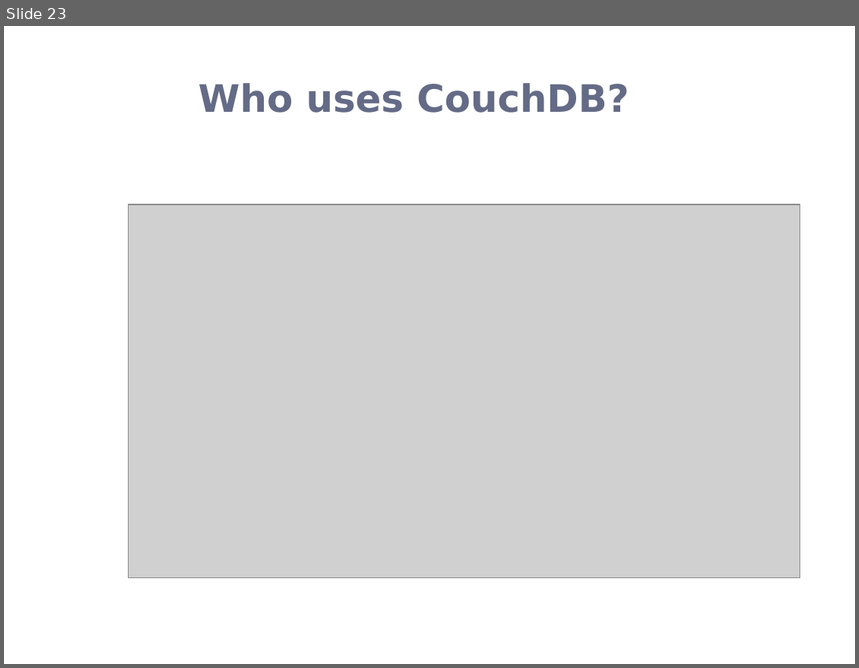
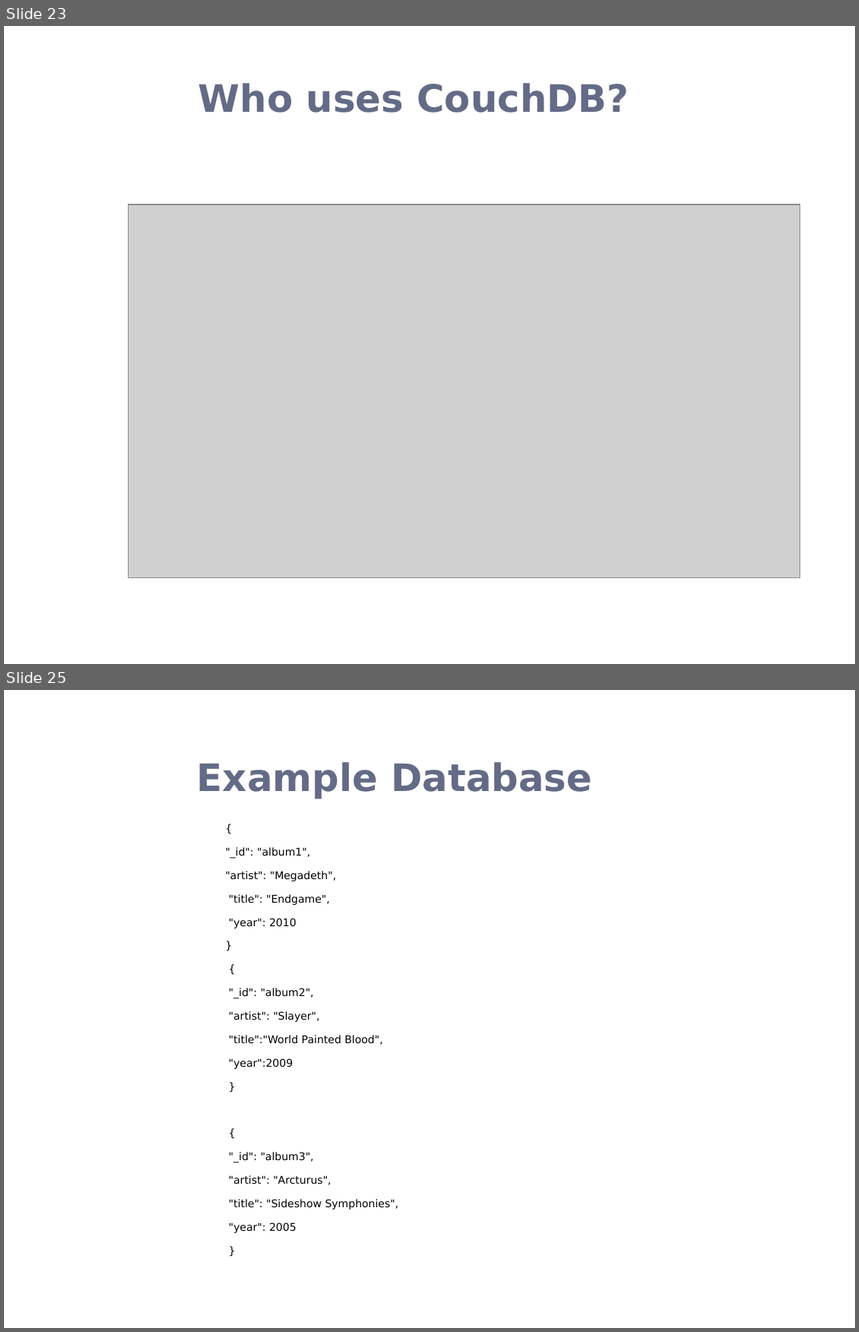
Before and after one commit to rohanz1993/Team_9_Heroku_Shopping_Cart_-_AWS_NoSQL_Service, a slide deck: Donita/CouchDB.pptx. Shown one above the other, each under a label of ours: slide 23 before the commit, slides 23 and 25 after it; the slides between them are not shown. The pictures are 859x668 and 859x1332 pixels, drawn with LibreOffice and Linux fonts; fonts in the diff are those of the drawing; grey boxes stand for pictures; background and template pictures are left out. Boxes give left, top, right and bottom in pixels: in the first picture for what was removed or moved away, otherwise in the second. Text is boxed around its words. In the diff, an @@ line names an element or a change of style, - is before the commit and + after.

```diff
--- a/Donita/CouchDB.pptx
+++ b/Donita/CouchDB.pptx
@@ slide 25 added at <box>4,690,855,1328</box>, background picture (left out) @@
@@ title added at <box>197,762,592,799</box>, 32 pt, text #646B86, bold @@
+Example Database
@@ text added at <box>225,847,399,1233</box>, 9 pt, text #000000 @@
+{
+"_id": "album1",
+"artist": "Megadeth",
+"title": "Endgame",
+"year": 2010
+}
+{
+"_id": "album2",
+"artist": "Slayer",
+"title":"World Painted Blood",
+"year":2009
+}
+{
+"_id": "album3",
+"artist": "Arcturus",
+"title": "Sideshow Symphonies",
+"year": 2005
+}
```
Also in this commit, not shown: 6 other slides added.
